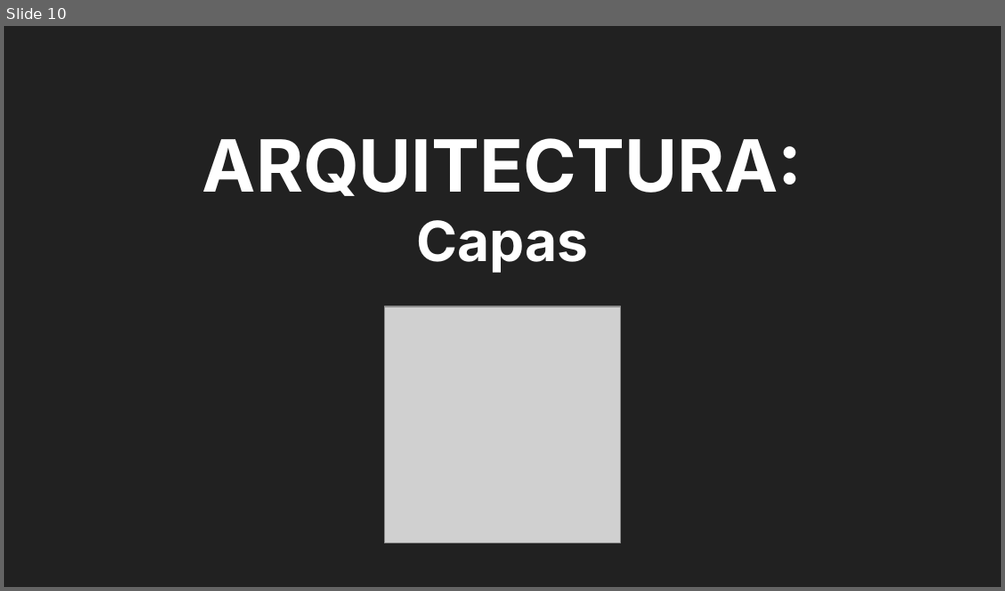
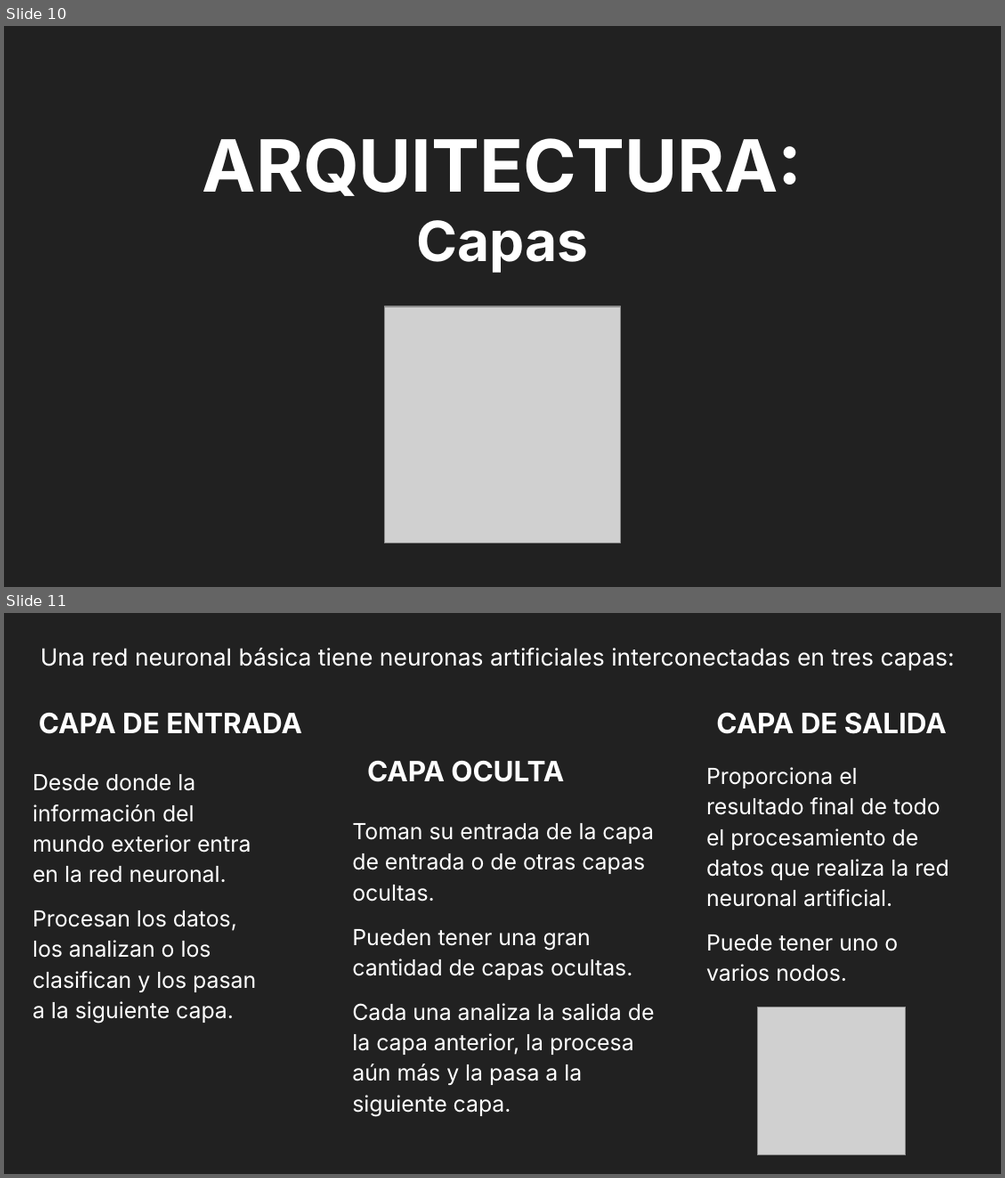
Before and after one commit to VataUTN/Deteccion_de_Figuras_Geometricas, a slide deck: Parcial MI.odp. Shown one above the other, each under a label of ours: slide 10 before the commit, slides 10 and 11 after it. The pictures are 1005x591 and 1005x1178 pixels, drawn with LibreOffice and Linux fonts; fonts in the diff are those of the drawing; grey boxes stand for pictures. Boxes give left, top, right and bottom in pixels: in the first picture for what was removed or moved away, otherwise in the second. Text is boxed around its words. In the diff, an @@ line names an element or a change of style, - is before the commit and + after.

```diff
--- a/Parcial MI.odp
+++ b/Parcial MI.odp
@@ slide 11 added at [4, 613, 1001, 1174], background #212121 @@
@@ text added at [40, 648, 955, 671], 17 pt, text #FFFFFF @@
+Una red neuronal básica tiene neuronas artificiales interconectadas en tres capas:
@@ title added at [39, 713, 302, 734], 20.2 pt, text #FFFFFF, bold @@
+CAPA DE ENTRADA
@@ title added at [716, 713, 947, 734], 20.2 pt, text #FFFFFF, bold @@
+CAPA DE SALIDA
@@ title added at [367, 761, 564, 782], 20.2 pt, text #FFFFFF, bold @@
+CAPA OCULTA
@@ text added at [706, 767, 949, 981], 16 pt, text #FFFFFF @@
+Proporciona el resultado final de todo el procesamiento de datos que realiza la red neuronal artificial.
+Puede tener uno o varios nodos.
@@ text added at [32, 774, 256, 1022], 16 pt, text #FFFFFF @@
+Desde donde la información del mundo exterior entra en la red neuronal.
+Procesan los datos, los analizan o los clasifican y los pasan a la siguiente capa.
@@ text added at [352, 823, 655, 1116], 16 pt, text #FFFFFF @@
+Toman su entrada de la capa de entrada o de otras capas ocultas.
+Pueden tener una gran cantidad de capas ocultas.
+Cada una analiza la salida de la capa anterior, la procesa aún más y la pasa a la siguiente capa.
@@ picture added at [758, 1006, 906, 1155] @@
```
Also in this commit, not shown: 4 other slides added, 2 slides removed.
